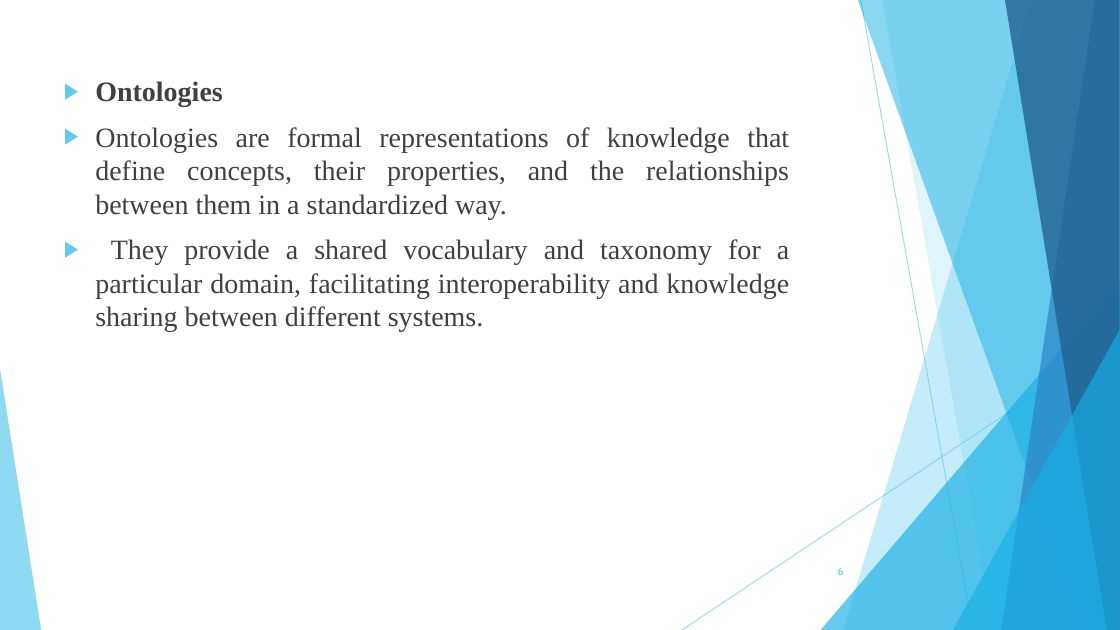
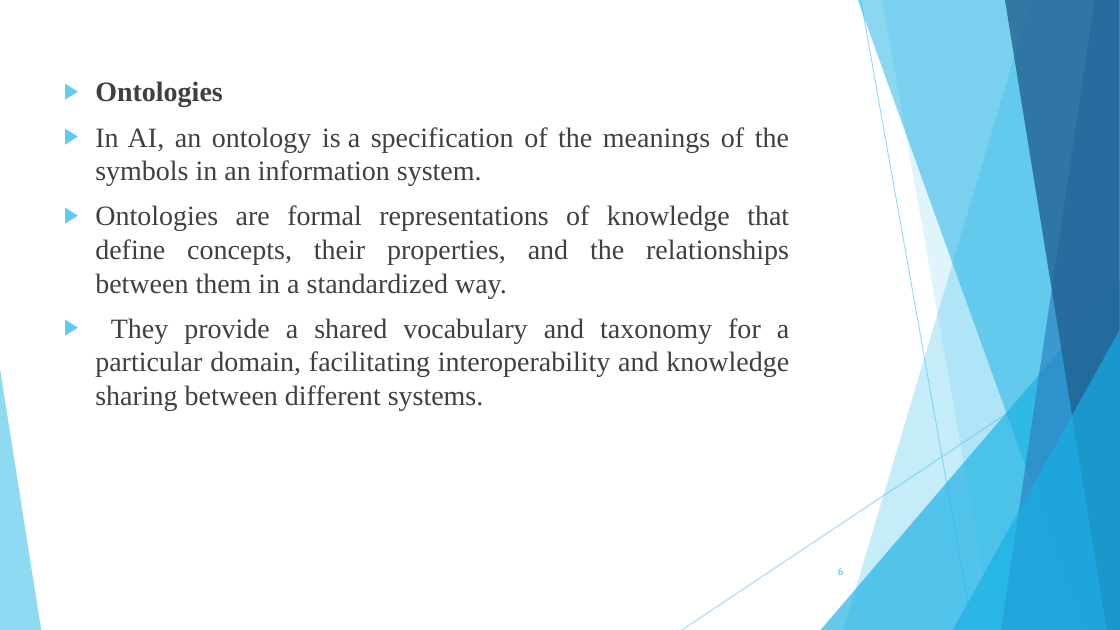
Before and after one commit to wajahatakbar/3rd-Semester-Computer-Science-AI-, a slide deck: slide 6 of Artificial Intelligence - 7.pptx. Drawn at 1120x630 pixels with LibreOffice and Linux fonts; fonts in the diff are those of the drawing. Boxes give left, top, right and bottom in pixels: in the first picture for what was removed or moved away, otherwise in the second. Text is boxed around its words. In the diff, an @@ line names an element or a change of style, - is before the commit and + after.

```diff
--- a/Artificial Intelligence - 7.pptx
+++ b/Artificial Intelligence - 7.pptx
@@ text at bbox=[95, 127, 789, 186]: paragraph added @@
+▶ In AI, an ontology is a specification of the meanings of the symbols in an information system.
```
Also in this commit, not shown: 4 slides added.
